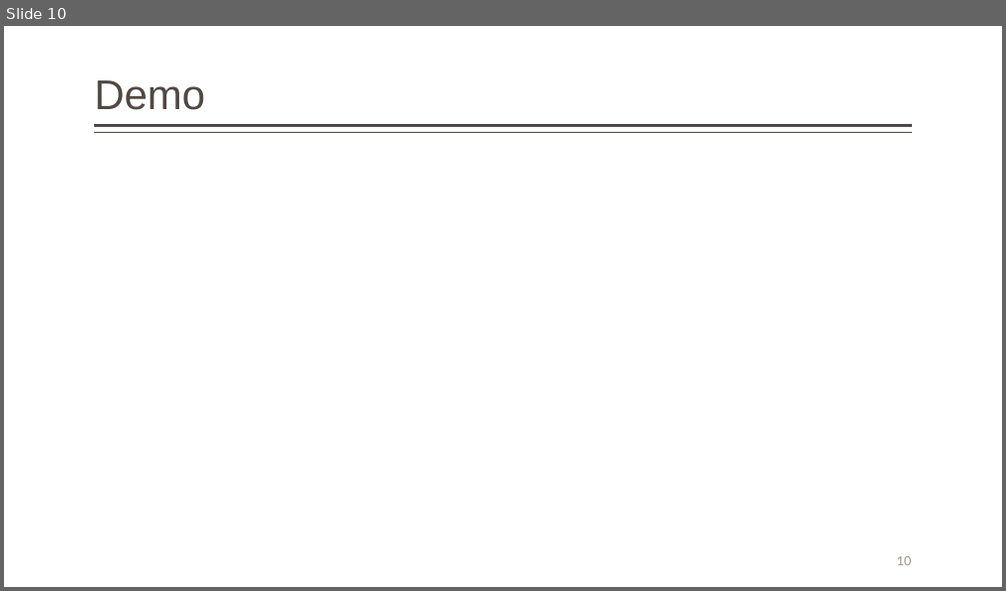
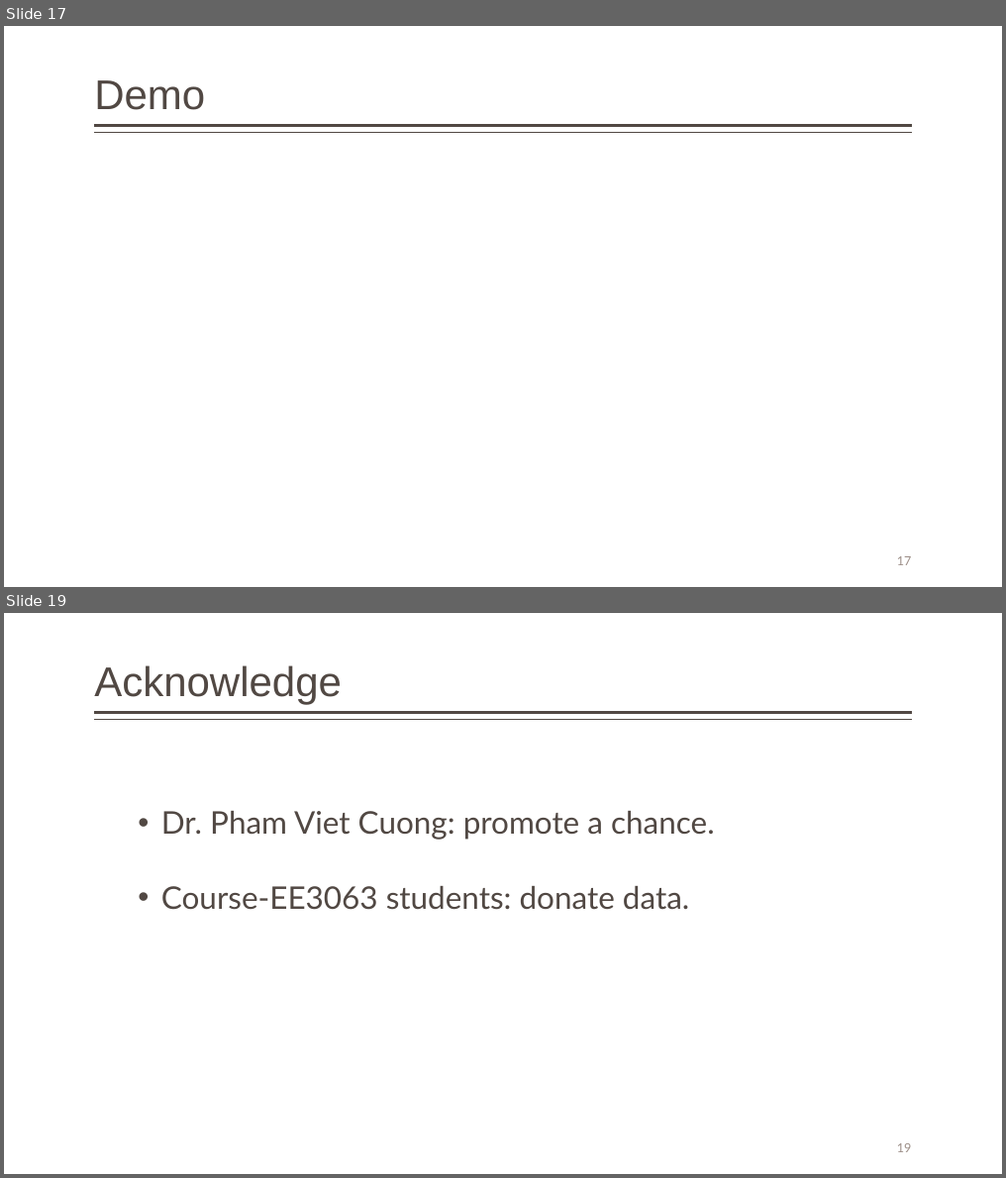
Before and after one commit to Gitworkarboy/Face-Attendance-System, a slide deck: presentation/face-attendance-2018.pptx. Shown one above the other, each under a label of ours: slide 10 before the commit, slides 17 and 19 after it; the slides between them are not shown. The pictures are 1006x591 and 1006x1178 pixels, drawn with LibreOffice and Linux fonts; fonts in the diff are those of the drawing. Boxes give left, top, right and bottom in pixels: in the first picture for what was removed or moved away, otherwise in the second. Text is boxed around its words. In the diff, an @@ line names an element or a change of style, - is before the commit and + after.

```diff
--- a/presentation/face-attendance-2018.pptx
+++ b/presentation/face-attendance-2018.pptx
@@ slide 19 added at (4,613,1002,1174), background #FFFFFF; not listed: 2 template elements that a slide beside it also shows @@
@@ title added at (94,665,342,704), 40 pt, text #514843 @@
+Acknowledge
@@ text added at (161,811,715,910), 30 pt, text #514843 @@
+• Dr. Pham Viet Cuong: promote a chance.
+• Course-EE3063 students: donate data.
@@ page number added at (897,1144,912,1153), 12 pt, text #9D8F88 @@
+19
@@ what was slide 10 is now slide 17 @@
@@ page number at (897,557,912,566): text changed @@
-10
+17
```
Also in this commit, not shown: 2 slides changed, 8 other slides added, 1 slide removed, 8 other files.
